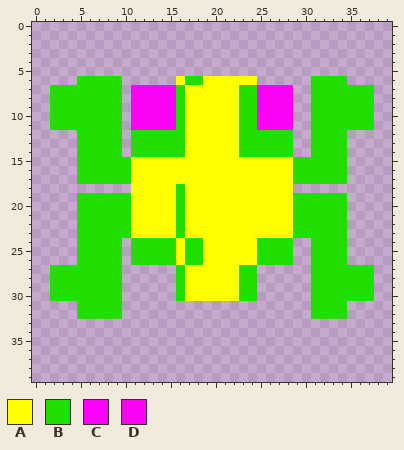
File history of a pixel-art sprite, src/images/lives.png. This is how it looked before the edit.
The file is 40x40 pixels. Colours within 5 levels of each other are drawn and written as one.
Palette (. is transparent): A #ffff00  B #20df00  C #ff00ff  D #fc04f3
After the commit:
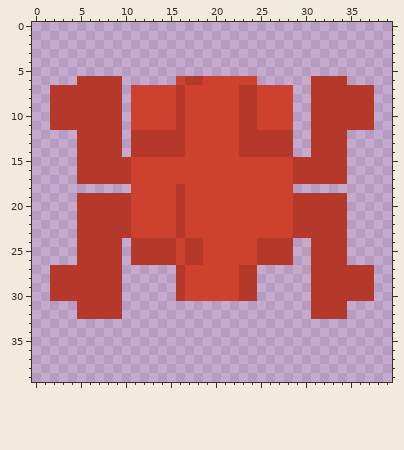
Diff:
@@ palette @@
-A #ffff00
+A #cf412f
-B #20df00
+B #b5392a
@@ x 9..30 @@
  6 B......ABBAAAAAA......
- 7 B.DDDDDBAAAAAABBCDDD..
- 8 B.DDDDDBAAAAAABBCDDD..
- 9 B.DDDDDBAAAAAABBCDDD..
-10 B.DDDDDBAAAAAABBDDDD..
-11 B.DDDDDBAAAAAABBDDDD..
+ 7 B.AAAAABAAAAAABBAAAA..
+ 8 B.AAAAABAAAAAABBAAAA..
+ 9 B.AAAAABAAAAAABBAAAA..
+10 B.AAAAABAAAAAABBAAAA..
+11 B.AAAAABAAAAAABBAAAA..
 12 B.BBBBBBAAAAAABBBBBB..
Changed places in both pictures, as pixel boxes (x1, y1, x2, y2):
changed: (50, 76, 374, 319)
